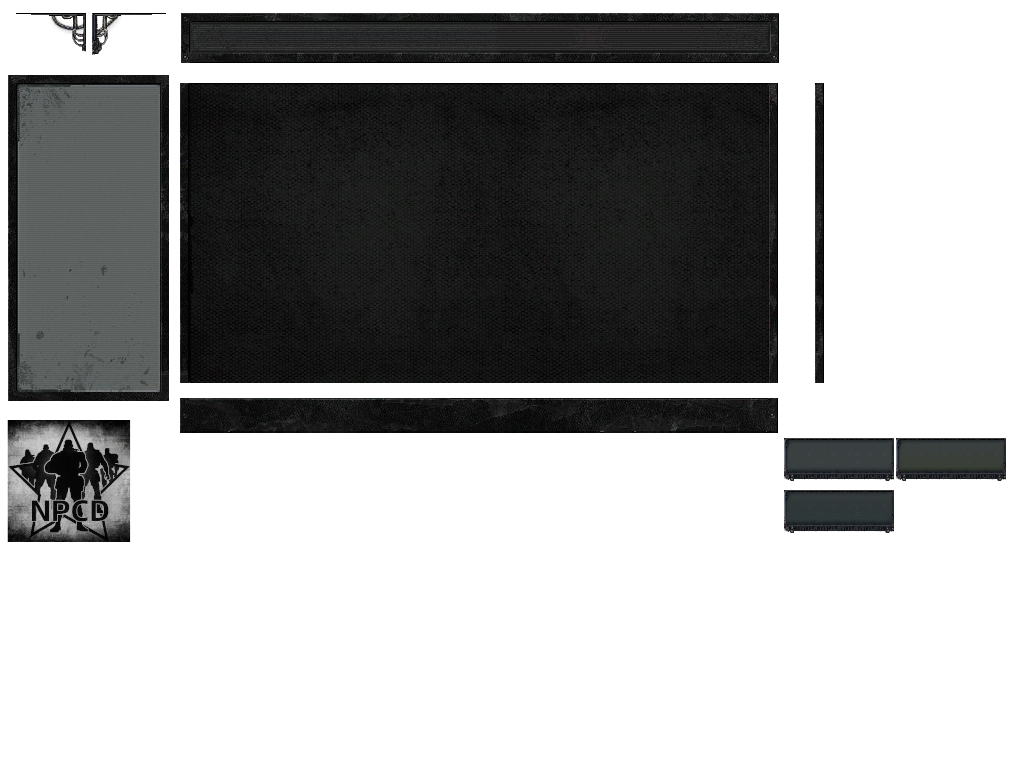
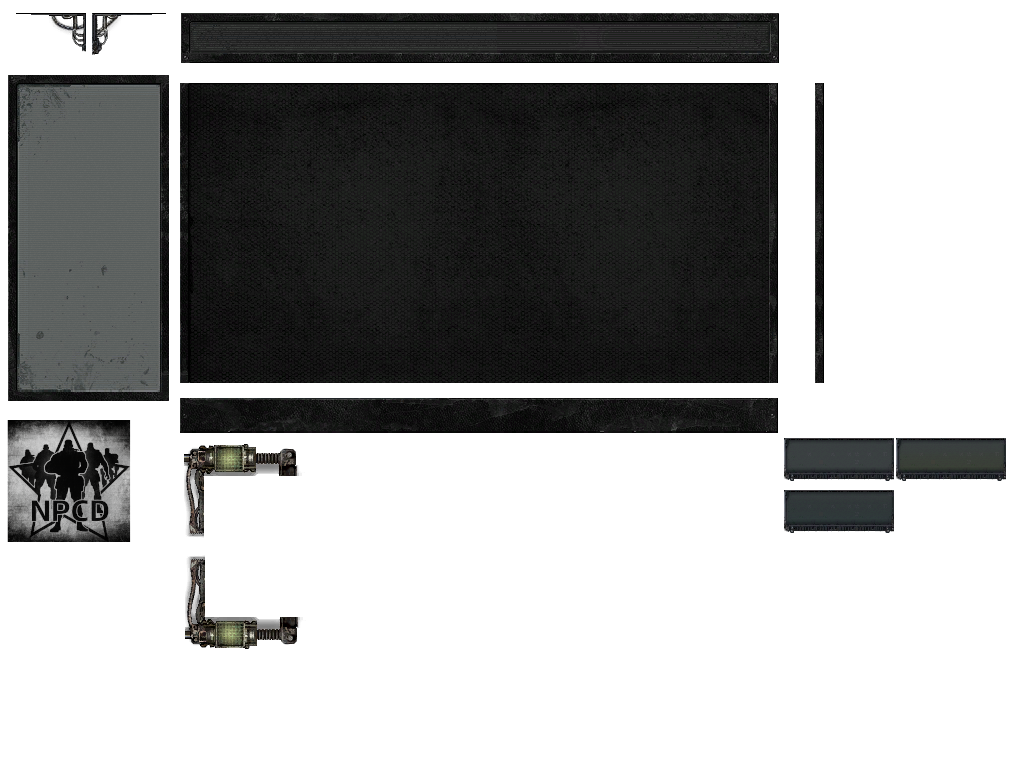
The second 1024×768 image is a revision of the first. Changes to its layers:
added layer "Pasted Layer copy" above "Pasted Layer" over [184,444,305,538]
added layer "Pasted Layer" above "logo" over [185,555,306,649]